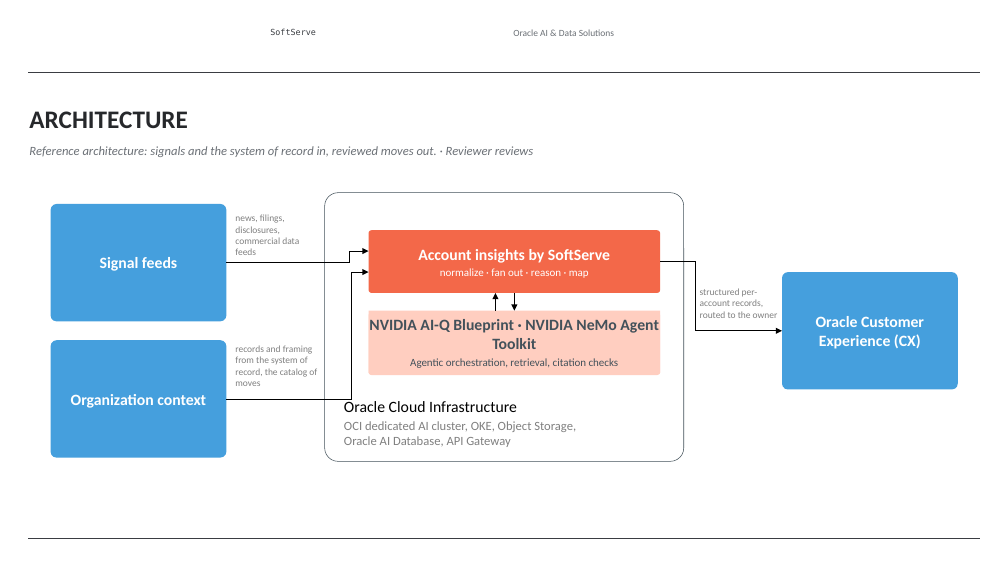
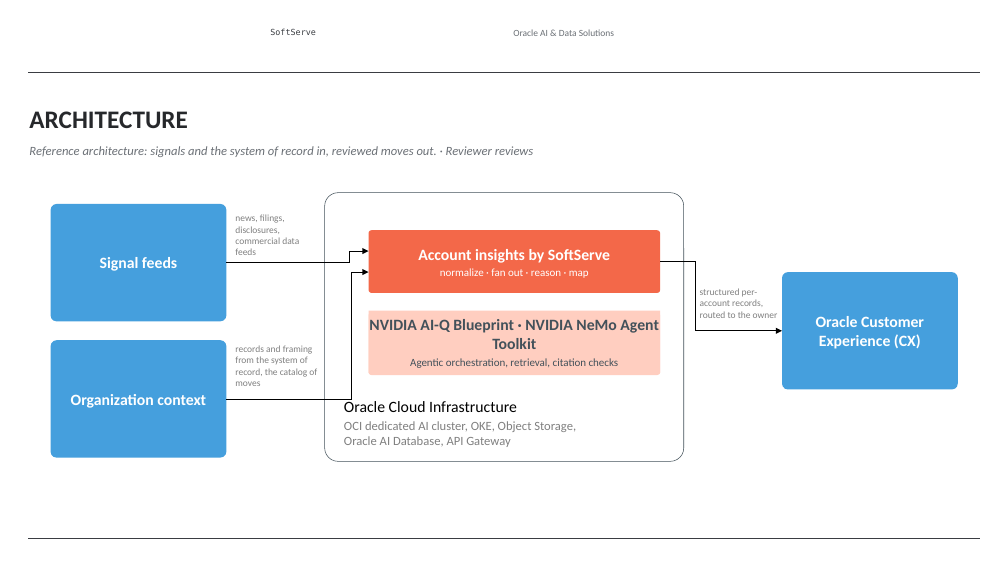
Before and after one commit to alexey-orlov/AO-Personal-OS, a slide deck: slide 8 of outputs/oracle-packs/account-insights/artifacts/account-insights-sales-deck.pptx. Drawn at 1008x567 pixels with LibreOffice and Linux fonts; fonts in the diff are those of the drawing; background and template pictures are left out. Boxes give left, top, right and bottom in pixels: in the first picture for what was removed or moved away, otherwise in the second. Text is boxed around its words. In the diff, an @@ line names an element or a change of style, - is before the commit and + after.

```diff
--- a/outputs/oracle-packs/account-insights/artifacts/account-insights-sales-deck.pptx
+++ b/outputs/oracle-packs/account-insights/artifacts/account-insights-sales-deck.pptx
@@ arrow removed from (495, 311) to (495, 293) @@
@@ arrow removed from (514, 293) to (514, 311) @@
```
Also in this commit, not shown: 1 other slide changed.
